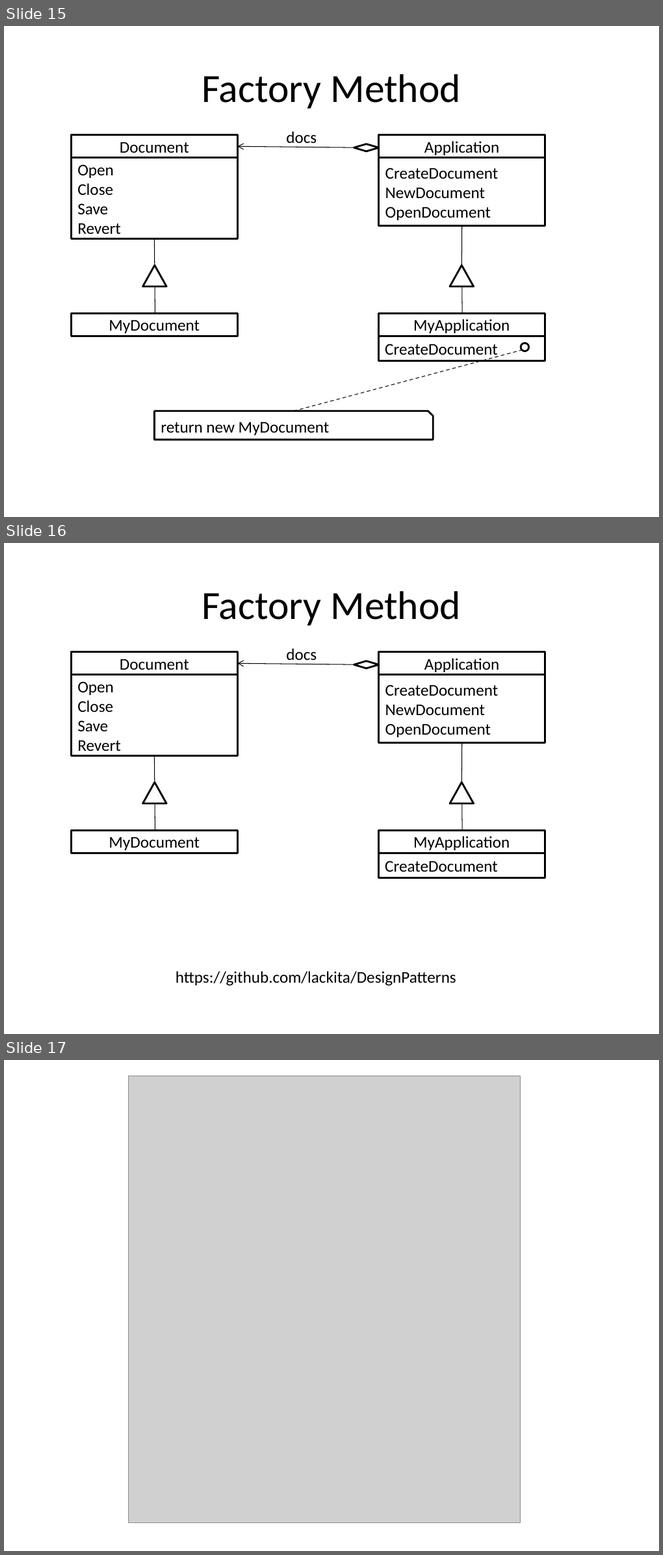
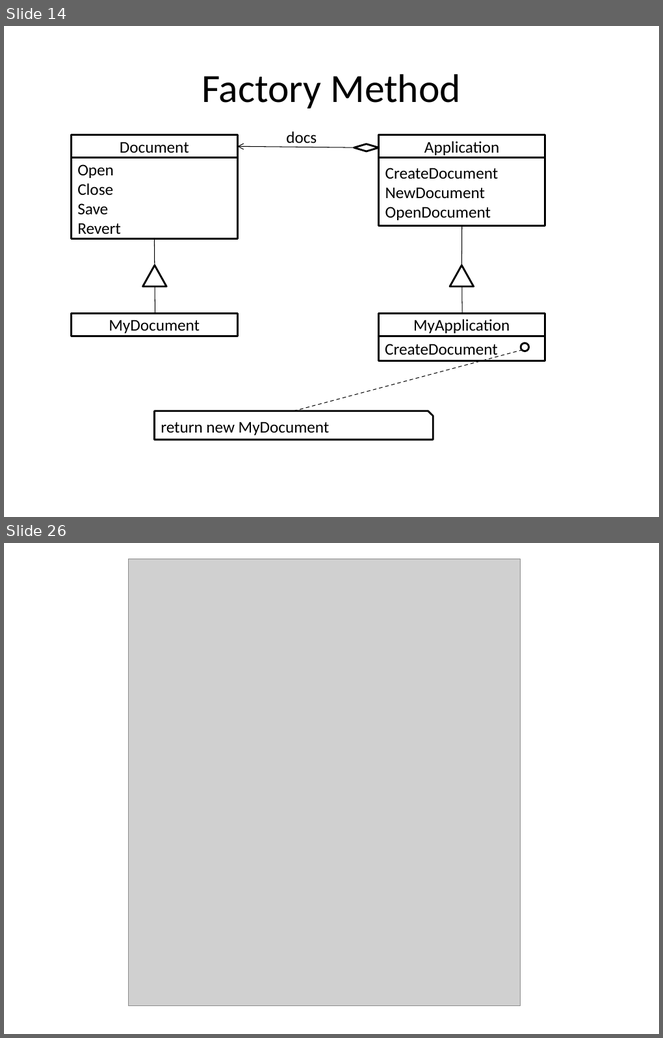
Before and after one commit to lackita/DesignPatterns, a slide deck: DesignPatterns.odp. Shown one above the other, each under a label of ours: slides 15, 16 and 17 before the commit, slides 14 and 26 after it; the slides between them are not shown. The pictures are 663x1555 and 663x1038 pixels, drawn with LibreOffice and Linux fonts; fonts in the diff are those of the drawing; grey boxes stand for pictures. Boxes give left, top, right and bottom in pixels: in the first picture for what was removed or moved away, otherwise in the second. Text is boxed around its words. In the diff, an @@ line names an element or a change of style, - is before the commit and + after.

Commit message:
Observer pattern and updated presentation

```diff
--- a/DesignPatterns.odp
+++ b/DesignPatterns.odp
@@ slide 16 removed at [4,543,659,1034], background #FFFFFF @@
@@ title removed at [202,591,461,626] @@
-Factory Method
@@ rectangle removed at [72,652,238,676] @@
-Document
@@ text removed at [286,648,317,664] @@
-docs
@@ rectangle removed at [379,652,545,676] @@
-Application
@@ rectangle removed at [72,675,238,756] @@
-Open
-Close
-Save
-Revert
@@ arrow removed from (354, 665) to (238, 663) @@
@@ diamond removed at [354,661,379,668] @@
@@ rectangle removed at [379,675,545,743] @@
-CreateDocument
-NewDocument
-OpenDocument
@@ line removed from (155, 756) to (155, 782) @@
@@ line removed from (462, 743) to (462, 782) @@
@@ triangle removed at [143,782,166,803] @@
@@ triangle removed at [450,782,474,803] @@
@@ line removed from (155, 804) to (155, 830) @@
@@ line removed from (462, 804) to (463, 831) @@
@@ rectangle removed at [72,831,238,854] @@
-MyDocument
@@ rectangle removed at [379,831,545,854] @@
-MyApplication
@@ rectangle removed at [379,854,545,878] @@
-CreateDocument
@@ text removed at [176,971,456,986] @@
-https://github.com/lackita/DesignPatterns
@@ what was slide 15 is now slide 14 @@
@@ what was slide 17 is now slide 26 @@
```
Also in this commit, not shown: 7 slides changed, 5 slides added, 1 other slide removed, 6 other files.
